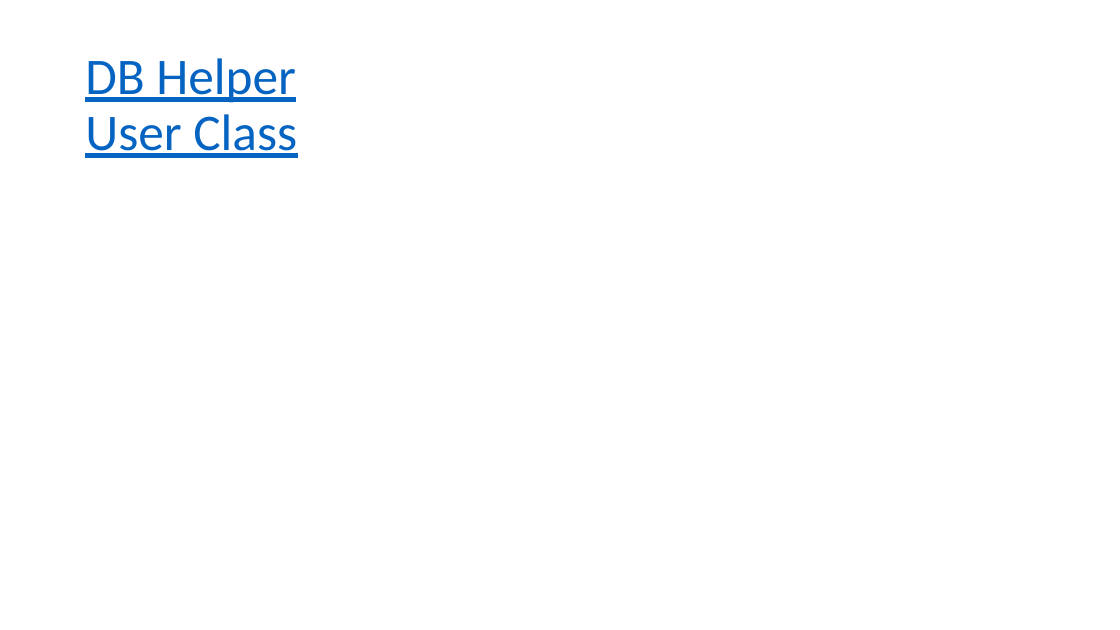
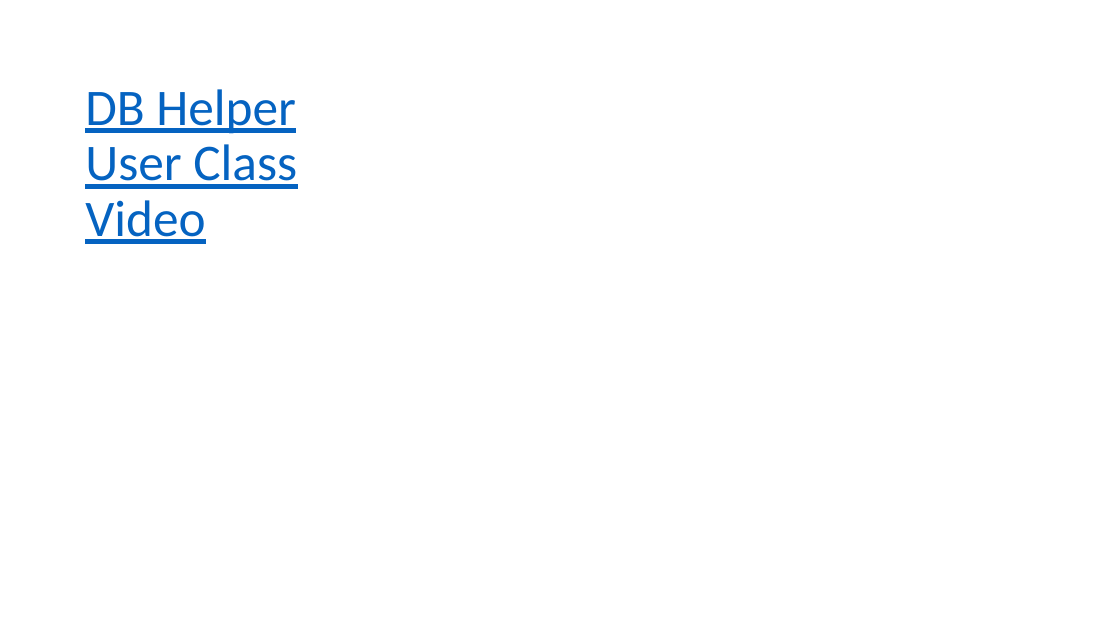
Before and after one commit to angelodellamorte404/file-project-dvs, a slide deck: slide 1 of Database Local, User Class Model.pptx. Drawn at 1120x630 pixels with LibreOffice and Linux fonts; fonts in the diff are those of the drawing. Boxes give left, top, right and bottom in pixels: in the first picture for what was removed or moved away, otherwise in the second. Text is boxed around its words. In the diff, an @@ line names an element or a change of style, - is before the commit and + after.

```diff
--- a/Database Local, User Class Model.pptx
+++ b/Database Local, User Class Model.pptx
@@ title at (85,89,297,244): text changed @@
-DB Helper
-User Class
+DB Helper
+User Class
+Video
```
Also in this commit, not shown: 1 other file.
